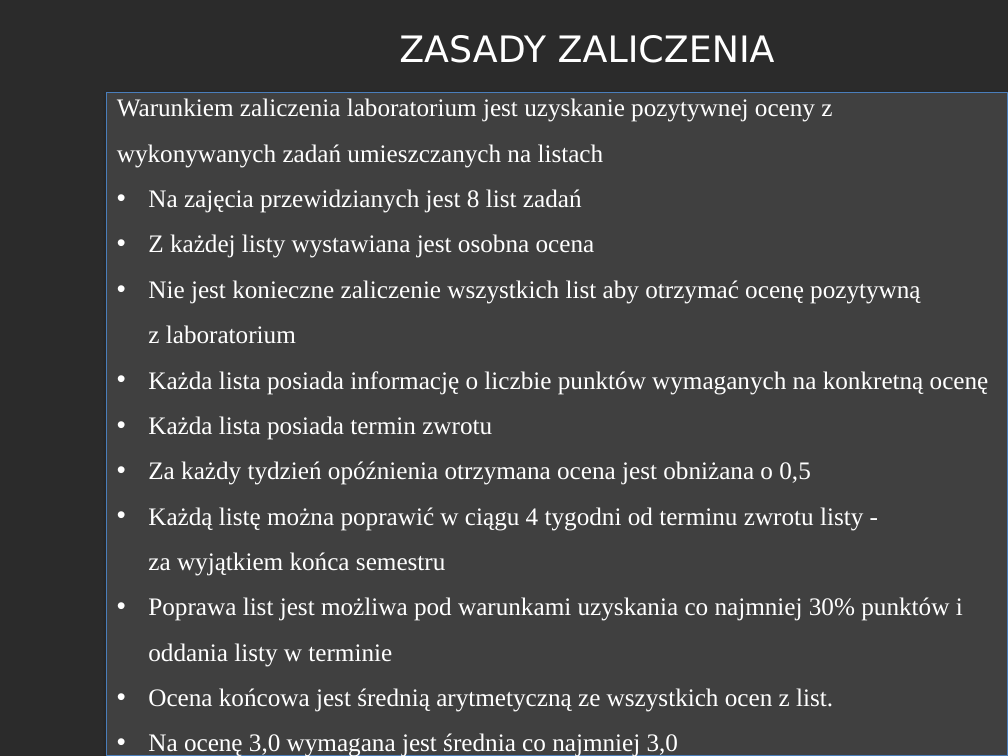
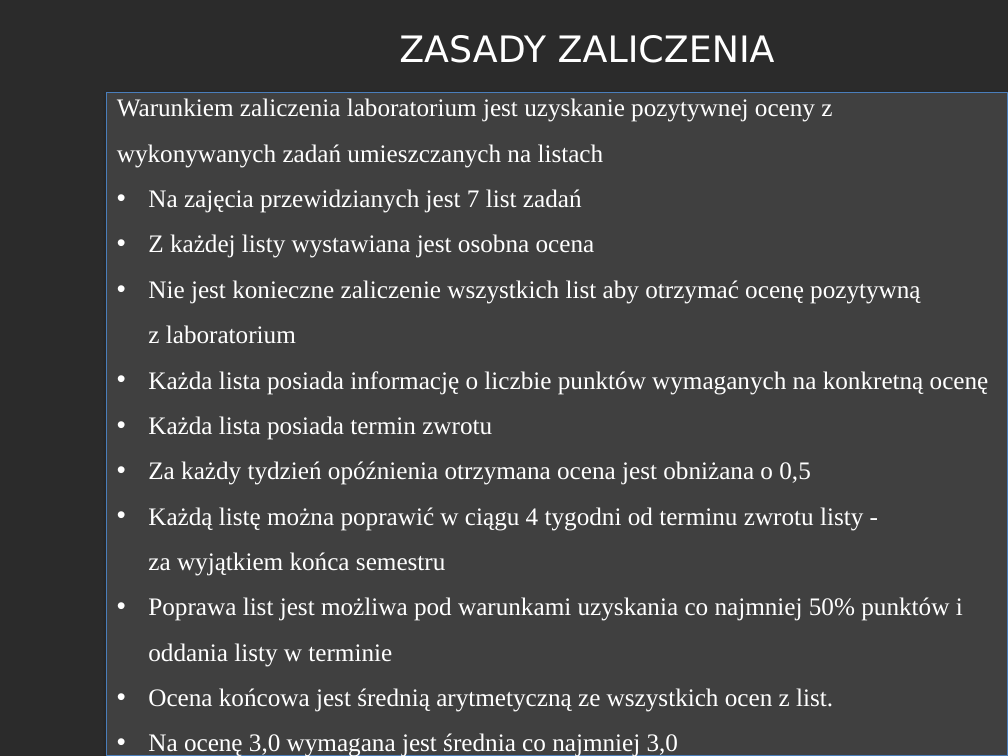
Before and after one commit to RafLew84/WpumKJ, a slide deck: slide 4 of 2023-2024/Wykład/Wyklad1.pptx. Drawn at 1008x756 pixels with LibreOffice and Linux fonts; fonts in the diff are those of the drawing; background and template pictures are left out; a plain dark background stands for a picture behind light text. Boxes give left, top, right and bottom in pixels: in the first picture for what was removed or moved away, otherwise in the second. Text is boxed around its words. In the diff, an @@ line names an element or a change of style, - is before the commit and + after.

```diff
--- a/2023-2024/Wykład/Wyklad1.pptx
+++ b/2023-2024/Wykład/Wyklad1.pptx
@@ text at (148, 189, 582, 213): text changed @@
-• Na zajęcia przewidzianych jest 8 list zadań
+• Na zajęcia przewidzianych jest 7 list zadań
@@ text at (148, 597, 963, 667): text changed @@
-• Poprawa list jest możliwa pod warunkami uzyskania co najmniej 30% punktów i oddania listy w terminie
+• Poprawa list jest możliwa pod warunkami uzyskania co najmniej 50% punktów i oddania listy w terminie
```
Also in this commit, not shown: 1 other slide changed, 1 slide removed.
